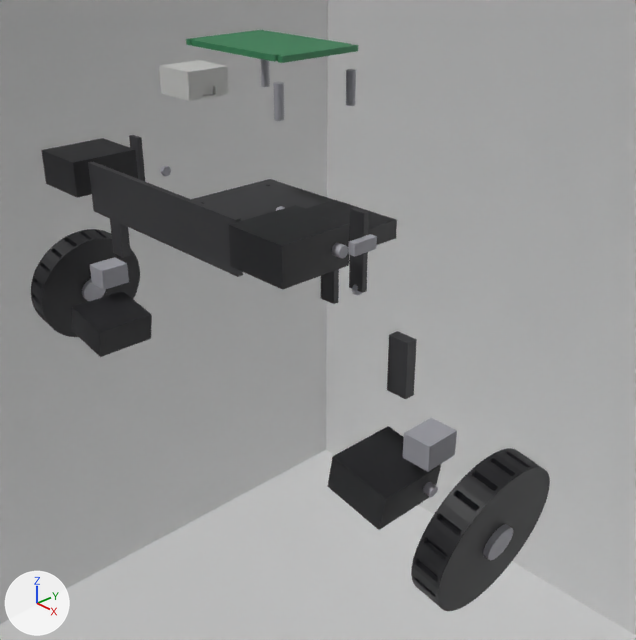
The Blender file blender-project/renders/model_dual_wheel_legged_robot_precise.blend, before and after one commit.
Both versions are drawn from a 50 mm lens placed at (0.368, -0.311, 0.282), pointed at (0.039, -0.003, 0.065). Every picture has the same lights, and +X, +Y and +Z are marked at lower left. The first picture is the older version.

Objects in the first picture: 'Cube', 'DWLRP_ATOM_S3', 'DWLRP_BasePlate', 'DWLRP_L_HipServo_Body', 'DWLRP_L_UpperPlateFront', 'DWLRP_L_WheelHub', 'DWLRP_L_WheelServo_Body', 'DWLRP_R_AnkleBlock', 'DWLRP_R_HipServo_Body', 'DWLRP_R_KneeKnuckle', 'DWLRP_R_UpperPlateBack', 'DWLRP_R_UpperPlateFront', 'DWLRP_R_WheelHub', 'DWLRP_R_WheelServo_Body', 'DWLRP_RearExtension', 'DWLRP_UpperDeck' and 13 more.
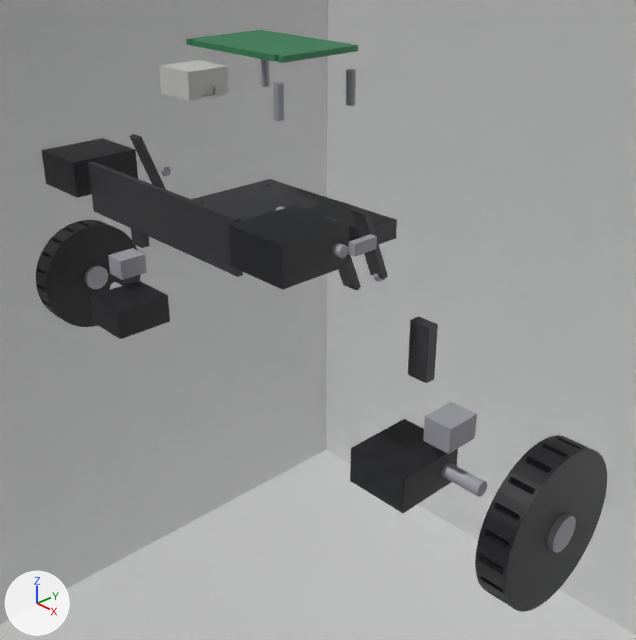
What differs and where, as boxes (x1, y1, x2, y2) in the pictures (636 x 640 px):
```json
{"object": "DWLRP_R_WheelHub", "change": "turned, moved", "before": [411, 448, 550, 611], "after": [475, 435, 607, 612]}
{"object": "DWLRP_R_WheelServo_Body", "change": "turned", "before": [327, 426, 441, 530], "after": [350, 419, 458, 513]}
{"object": "DWLRP_L_WheelHub", "change": "turned, moved", "before": [31, 229, 140, 337], "after": [36, 220, 141, 327]}
{"object": "DWLRP_L_WheelServo_Body", "change": "turned", "before": [72, 291, 152, 357], "after": [90, 281, 170, 339]}
{"object": "DWLRP_R_AnkleBlock", "change": "turned", "before": [403, 418, 457, 472], "after": [423, 402, 477, 454]}
{"object": "DWLRP_R_LowerPlate", "change": "turned", "before": [387, 331, 417, 399], "after": [408, 316, 438, 383]}
{"object": "DWLRP_R_UpperPlateFront", "change": "turned", "before": [349, 207, 369, 293], "after": [351, 206, 388, 280]}
{"object": "DWLRP_L_AnkleBlock", "change": "turned", "before": [90, 257, 129, 290], "after": [108, 248, 147, 280]}
{"object": "DWLRP_R_WheelHub_Hub", "change": "turned, moved", "before": [483, 524, 513, 560], "after": [547, 513, 576, 553]}
{"object": "DWLRP_R_UpperPlateBack", "change": "turned", "before": [321, 217, 339, 304], "after": [324, 215, 361, 291]}
{"object": "DWLRP_L_LowerPlate", "change": "turned", "before": [110, 219, 131, 258], "after": [131, 228, 150, 248]}
{"object": "DWLRP_L_UpperPlateFront", "change": "turned", "before": [129, 135, 145, 181], "after": [129, 134, 166, 189]}
{"object": "DWLRP_R_AxleStub", "change": "added", "after": [442, 462, 487, 497]}
{"object": "DWLRP_L_WheelHub_Hub", "change": "turned, moved", "before": [82, 279, 106, 301], "after": [85, 265, 108, 289]}
{"object": "DWLRP_R_WheelServo_Spline", "change": "turned", "before": [423, 482, 438, 497], "on screen": "not visible afterwards"}
{"object": "DWLRP_R_KneeKnuckle", "change": "turned", "before": [352, 285, 362, 296], "after": [373, 273, 383, 282]}
{"object": "DWLRP_L_AxleStub", "change": "now drawn", "after": [110, 282, 123, 289]}
```

Edits to the scene script, one JSON object a line:
```json
{"op": "add", "block": "me_dwlrp_r_axlestub_mesh", "code": ["me_dwlrp_r_axlestub_mesh = bpy.data.meshes.new('DWLRP_R_AxleStub_mesh')", "me_dwlrp_r_axlestub_mesh.from_pydata(...)  # 64 vertices, 34 faces; spans x -0.011..0.011, y -0.004..0.004, z -0.004..0.004", "me_dwlrp_r_axlestub_mesh.materials.append(mat_dwlrp_metal)  # light grey #bcbcc4"]}
{"op": "set", "path": "ob_dwlrp_r_upperplatefront.rotation_euler", "old": "(0.0, 0.0, 0.0)", "new": "(0.384, 0.0, 0.0)", "note": "degrees (0, 0, 0) -> degrees (22, 0, 0)"}
{"op": "set", "path": "ob_dwlrp_r_upperplateback.rotation_euler", "old": "(0.0, 0.0, 0.0)", "new": "(0.384, 0.0, 0.0)", "note": "degrees (0, 0, 0) -> degrees (22, 0, 0)"}
{"op": "set", "path": "ob_dwlrp_r_kneeknuckle.rotation_euler", "old": "(0.0, 0.0, 0.0)", "new": "(-0.384, 0.0, 0.0)", "note": "degrees (0, 0, 0) -> degrees (-22, 0, 0)"}
{"op": "set", "path": "ob_dwlrp_r_wheelservo_body.rotation_euler", "old": "(0.0, 0.175, 0.0)", "new": "(0.0, 0.0, 0.0)", "note": "degrees (0, 10, 0) -> degrees (0, 0, 0)"}
{"op": "set", "path": "ob_dwlrp_r_wheelhub.location", "old": "(0.035, 0.0, 0.0)", "new": "(0.057, 0.0, 0.0)"}
{"op": "set", "path": "ob_dwlrp_l_upperplatefront.rotation_euler", "old": "(0.0, 0.0, 0.0)", "new": "(0.384, 0.0, 0.0)", "note": "degrees (0, 0, 0) -> degrees (22, 0, 0)"}
{"op": "set", "path": "ob_dwlrp_l_kneeknuckle.rotation_euler", "old": "(0.0, 0.0, 0.0)", "new": "(-0.384, 0.0, 0.0)", "note": "degrees (0, 0, 0) -> degrees (-22, 0, 0)"}
{"op": "set", "path": "ob_dwlrp_l_wheelservo_body.rotation_euler", "old": "(0.0, 0.175, 0.0)", "new": "(0.0, 0.0, 0.0)", "note": "degrees (0, 10, 0) -> degrees (0, 0, 0)"}
{"op": "set", "path": "ob_dwlrp_l_wheelhub.location", "old": "(-0.035, 0.0, 0.0)", "new": "(-0.057, 0.0, 0.0)"}
{"op": "add", "block": "ob_dwlrp_r_axlestub", "code": ["ob_dwlrp_r_axlestub = bpy.data.objects.new('DWLRP_R_AxleStub', me_dwlrp_r_axlestub_mesh)", "ob_dwlrp_r_axlestub.parent = ob_dwlrp_r_wheelservo_body", "ob_dwlrp_r_axlestub.location = (0.011, 0.0, 0.0)"]}
```
